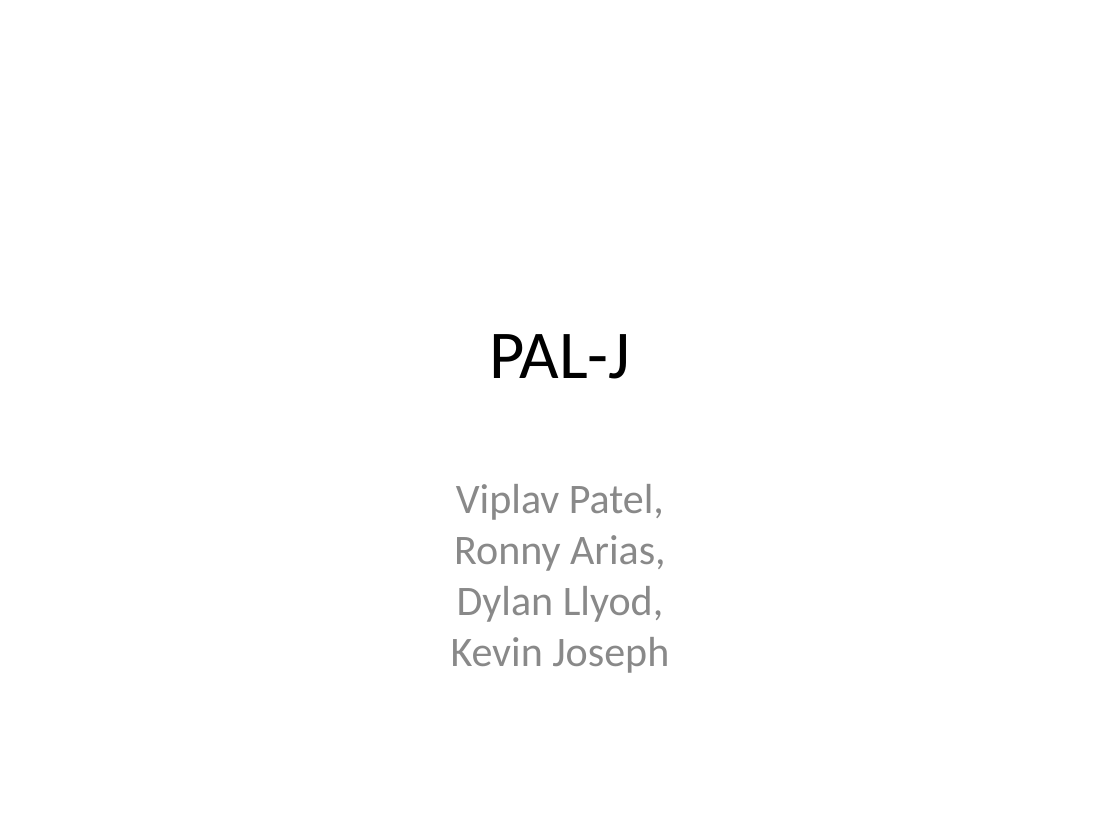
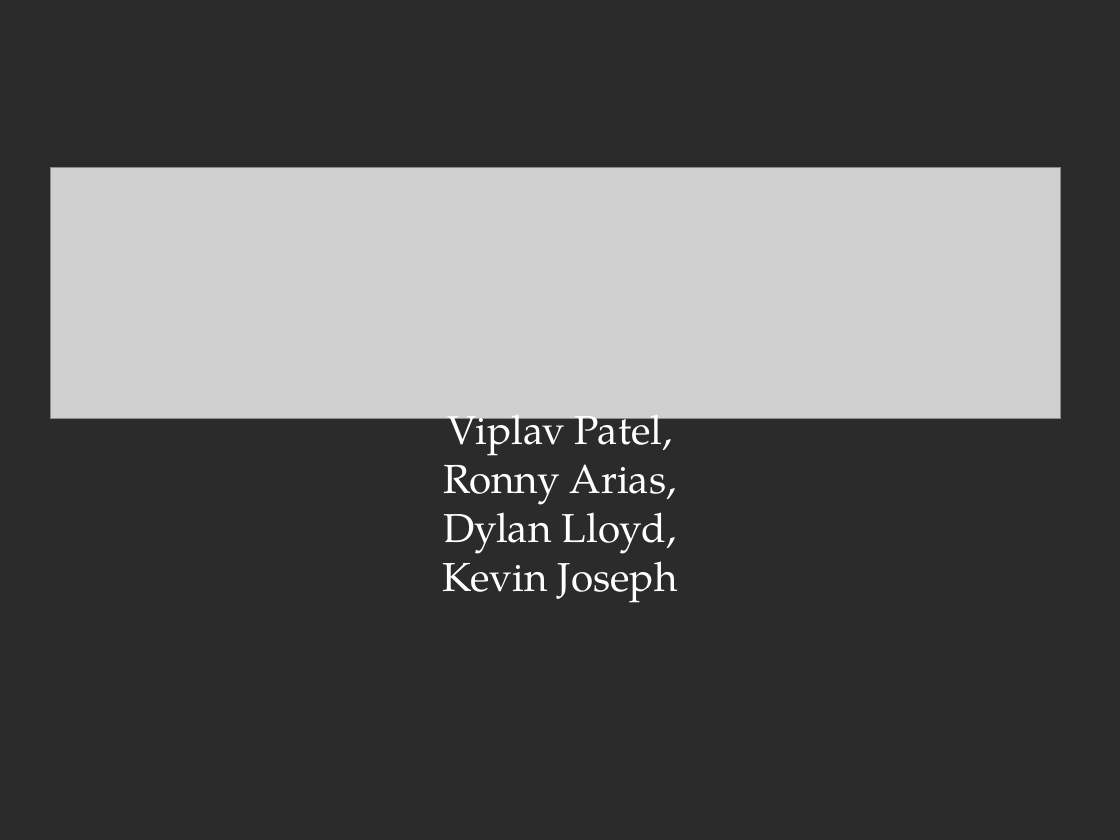
Before and after one commit to SkollFang/bnf-spec, a slide deck: slide 1 of PAL-Jpresentation.ppt. Drawn at 1120x840 pixels with LibreOffice and Linux fonts; fonts in the diff are those of the drawing; grey boxes stand for pictures; background and template pictures are left out; a plain dark background stands for a picture behind light text. Boxes give left, top, right and bottom in pixels: in the first picture for what was removed or moved away, otherwise in the second. Text is boxed around its words. In the diff, an @@ line names an element or a change of style, - is before the commit and + after.

Commit message:
revised ppt

```diff
--- a/PAL-Jpresentation.ppt
+++ b/PAL-Jpresentation.ppt
@@ background #FFFFFF to picture (left out) @@
@@ picture added at <box>50,167,1060,419</box> @@
@@ title removed at <box>489,334,630,379</box> @@
-PAL-J
@@ subtitle "Viplav Patel,": place and size @@
-subtitle "Viplav Patel," at <box>451,484,669,673</box>
+subtitle "Viplav Patel," at <box>442,402,678,603</box>
@@ subtitle at <box>442,402,678,603</box>: size 27 to 26 pt, font Calibri to TeX Gyre Pagella, text colour #898989 to #FFFFFF in "Viplav Patel,", "Ronny Arias,", "Kevin Joseph" @@
@@ subtitle at <box>443,500,677,554</box>: text changed; size 27 to 26 pt; font Calibri to TeX Gyre Pagella; text colour #898989 to #FFFFFF @@
-Dylan Llyod,
+Dylan Lloyd,
```
Also in this commit, not shown: 4 slides added, 2 slides removed.
